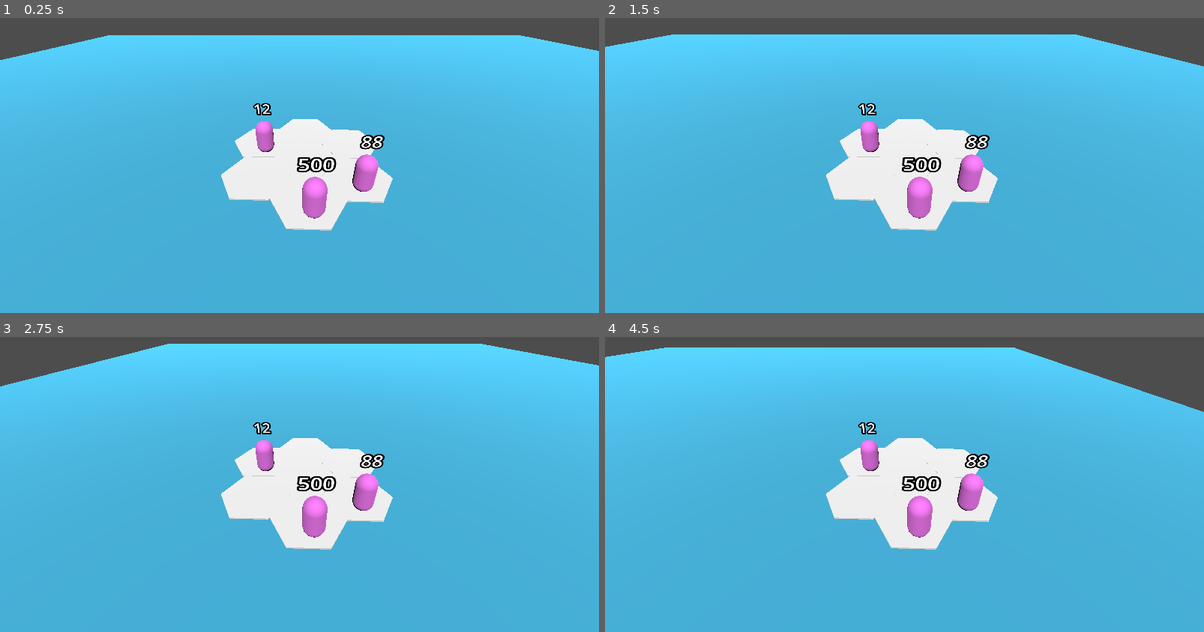
Above: before the commit, frames 1-4 (two rows, left to right).
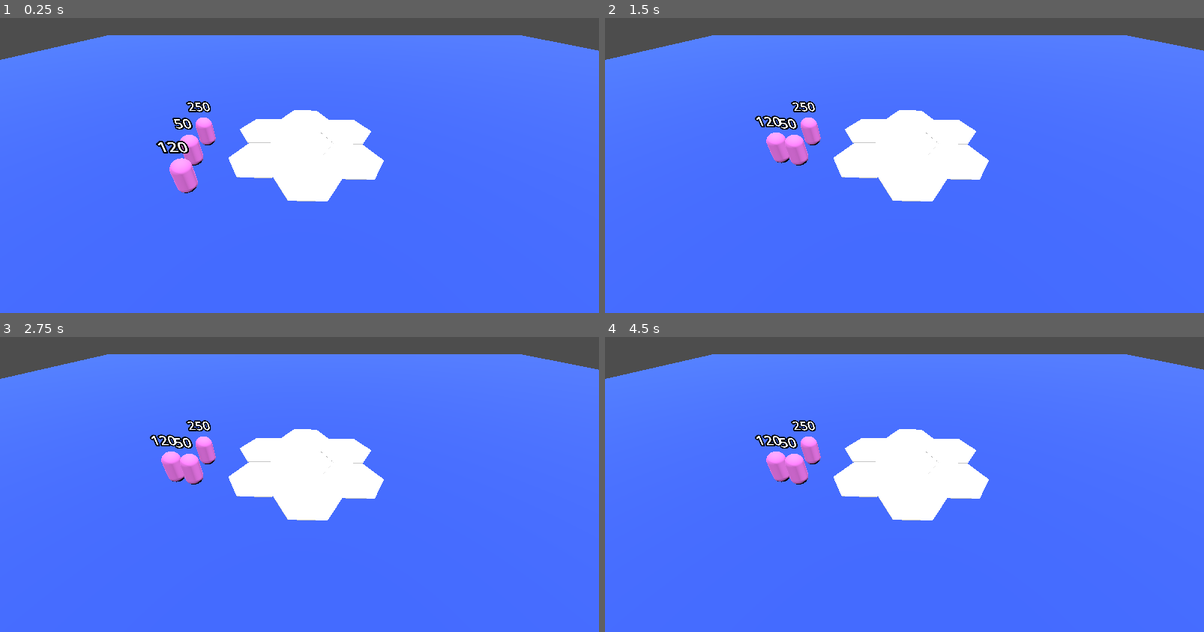
Above: after the commit, the same moments.

Repository: andrewdlanham/untitled-auto-battler
Game: Godot game, scene res://main.tscn
Two runs of this game, one before a commit and one after it. Both use one fixed random seed, a clock stepped at 60 frames per second and the inputs below.
Inputs (mouse positions are in pixels of both pictures, inside the frame that each line leads up to):
- Up to frame 1 (0.25 s): no input
- Up to frame 2 (1.5 s): tap Enter at 0.5 s; move the mouse to (1036, 127) at 0.52 s; click (1036, 127) at 0.6 s; tap Space at 1.25 s; move the mouse to (784, 162) at 1.27 s; click (784, 162) at 1.35 s
- Up to frame 3 (2.75 s): tap Enter at 2 s; move the mouse to (359, 390) at 2.02 s; click (359, 390) at 2.1 s
- Up to frame 4 (4.5 s): tap Space at 2.75, 4.25 s; move the mouse to (874, 531) at 2.77 s; click (874, 531) at 2.85 s; tap Enter at 3.5 s; move the mouse to (1084, 514) at 3.52 s; click (1084, 514) at 3.6 s; move the mouse to (724, 413) at 4.27 s; click (724, 413) at 4.35 s

The runs differ from the first frame. In frame 1, 90% of the frame differs, in the area x 0-100%, y 5-100%; in frame 2, 90%; in frame 3, 92%, in the area x 0-100%, y 2-100%; in frame 4, 92%.

Commit message:
Refactored drag and drop script

Diff:
--- a/auto-battler/drag_and_drop.gd
+++ b/auto-battler/drag_and_drop.gd
@@ -1,45 +1,70 @@
 extends Node3D
 
-const RAY_LENGTH = 1000
+const RAY_LENGTH = 100
+const UNIT_MASK = 1
+const FLOOR_MASK = 2
+const UNIT_FLOOR_MASK = 3	# Enables both layers 1 and 2
 
 @onready var camera: Camera3D = %Camera3D
 
 var is_dragging
 var dragged_object
+var dragged_object_collision_shape
+var raycast_collision_mask = UNIT_MASK
 
-func _process(delta):
+func _process(_delta):
 	if is_dragging: update_dragged_object_position()
 
 func _input(event):
 	if Input.is_action_just_pressed("LeftClick"):
-		print("Left click detected")
-		var ray_intersect_dict = get_raycast_intersect()
-		if !ray_intersect_dict.is_empty():
-			# "../." is the path of the Area3D's parent Node3D node
-			dragged_object = ray_intersect_dict["collider"].get_node("../.")
+		print("Left click")
+		if is_dragging: return
+		raycast_collision_mask = UNIT_MASK
+		var raycast_collision_info = get_raycast_collision_info()
+		print(raycast_collision_info)
+		if !raycast_collision_info.is_empty():
+			dragged_object = raycast_collision_info["collider"]
+			print("Dragging: " + dragged_object.get_parent().name)
+			dragged_object_collision_shape = dragged_object.find_child("CollisionShape3D")
+			dragged_object_collision_shape.set_disabled(true)
+			raycast_collision_mask = FLOOR_MASK
 			is_dragging = true
+
 	elif Input.is_action_just_released("LeftClick"):
 		print("Left click released")
-		dragged_object = null
-		is_dragging = false
+		if is_dragging: finish_object_drag()
 
 
-func get_raycast_intersect():
-	# TODO : Rename / refactor this function
+func get_raycast_collision_info():
+
 	var space_state = get_world_3d().direct_space_state
 	var mouse_position = get_viewport().get_mouse_position()
-	var origin = camera.project_ray_origin(mouse_position)
-	var end = origin + camera.project_ray_normal(mouse_position) * RAY_LENGTH
-	var query = PhysicsRayQueryParameters3D.create(origin, end)
-	query.collide_with_areas = true
 
-	return space_state.intersect_ray(query)
+	var ray_start_point = camera.project_ray_origin(mouse_position)
+	var ray_end_point = ray_start_point + camera.project_ray_normal(mouse_position) * RAY_LENGTH
+	var ray_query = PhysicsRayQueryParameters3D.create(ray_start_point, ray_end_point)
+	ray_query.collide_with_areas = true
+	ray_query.collide_with_bodies = true
+	ray_query.collision_mask = raycast_collision_mask
+
+	var intersect_ray_result = space_state.intersect_ray(ray_query)
+
+	return intersect_ray_result
 
 func update_dragged_object_position():
-	var updated_position = get_raycast_intersect().position
-	if updated_position:
+	var raycast_collision_info = get_raycast_collision_info()
+	if raycast_collision_info.is_empty(): return
+	if raycast_collision_info["position"]:
+		var updated_position = raycast_collision_info["position"]
 		dragged_object.global_position = Vector3(
 			updated_position.x,
 			dragged_object.global_position.y,
 			updated_position.z
 		)
+
+func finish_object_drag():
+	dragged_object_collision_shape.set_disabled(false)
+	dragged_object = null
+	dragged_object_collision_shape = null
+	raycast_collision_mask = UNIT_MASK
+	is_dragging = false
--- a/auto-battler/floor.tscn
+++ b/auto-battler/floor.tscn
@@ -3,7 +3,7 @@
 [sub_resource type="BoxShape3D" id="BoxShape3D_twbhk"]
 
 [sub_resource type="StandardMaterial3D" id="StandardMaterial3D_5xsqo"]
-albedo_color = Color(0.272283, 0.732158, 0.899054, 1)
+albedo_color = Color(0.168627, 0.305882, 0.898039, 1)
 
 [sub_resource type="BoxMesh" id="BoxMesh_ec08e"]
 material = SubResource("StandardMaterial3D_5xsqo")
@@ -12,9 +12,11 @@
 transform = Transform3D(5, 0, 0, 0, 5, 0, 0, 0, 5, 0, 0, 0)
 
 [node name="Area3D" type="Area3D" parent="."]
+collision_layer = 2
+collision_mask = 0
 
 [node name="CollisionShape3D" type="CollisionShape3D" parent="Area3D"]
-transform = Transform3D(10, 0, 0, 0, 0.1, 0, 0, 0, 10, 0, 0, 0)
+transform = Transform3D(10, 0, 0, 0, 0.1, 0, 0, 0, 10, 0.00329075, 0.00441532, -0.00442047)
 shape = SubResource("BoxShape3D_twbhk")
 
 [node name="MeshInstance3D" type="MeshInstance3D" parent="Area3D/CollisionShape3D"]
--- a/auto-battler/main.tscn
+++ b/auto-battler/main.tscn
@@ -1,9 +1,10 @@
-[gd_scene load_steps=5 format=3 uid="uid://csn7bknrr6t3c"]
+[gd_scene load_steps=6 format=3 uid="uid://csn7bknrr6t3c"]
 
 [ext_resource type="PackedScene" uid="uid://bua6l5ydbtl31" path="res://hex.glb" id="1_ox25j"]
 [ext_resource type="PackedScene" uid="uid://cvsvkjwkngxk6" path="res://test-unit.tscn" id="2_ti2v6"]
 [ext_resource type="Script" path="res://drag_and_drop.gd" id="3_ep364"]
 [ext_resource type="PackedScene" uid="uid://b285dydi2tsbn" path="res://floor.tscn" id="4_luv8w"]
+[ext_resource type="Script" path="res://test_mesh.gd" id="5_0sv74"]
 
 [node name="Main" type="Node3D"]
 
@@ -17,40 +18,47 @@
 [node name="DirectionalLight3D" type="DirectionalLight3D" parent="."]
 transform = Transform3D(1, 0, 0, 0, 0.543687, 0.839288, 0, -0.839288, 0.543687, 0, 1.69348, 0)
 
+[node name="DirectionalLight3D2" type="DirectionalLight3D" parent="."]
+transform = Transform3D(-0.474196, -0.738925, 0.478673, 0, 0.543687, 0.839288, -0.880419, 0.397987, -0.257814, -2.60183, 3.68417, 6.09888)
+
 [node name="ActiveBoard" type="Node" parent="."]
 
 [node name="hex" parent="ActiveBoard" instance=ExtResource("1_ox25j")]
-transform = Transform3D(0.0306955, 0, 0.999529, 0, 1, 0, -0.999529, 0, 0.0306955, 2.10002, 0, 0.9192)
+transform = Transform3D(0.0306955, 0, 0.999529, 0, 1, 0, -0.999529, 0, 0.0306955, 2.10002, 0, 0.122505)
 
 [node name="hex2" parent="ActiveBoard" instance=ExtResource("1_ox25j")]
-transform = Transform3D(0.0297844, 0.000755731, 0.999556, 0.0014655, 0.999999, -0.00079975, -0.999556, 0.00148868, 0.0297832, 2.17618, 1.19209e-07, -0.825568)
+transform = Transform3D(0.0297844, 0.000755731, 0.999556, 0.0014655, 0.999999, -0.00079975, -0.999556, 0.00148868, 0.0297832, 2.17618, 1.19209e-07, -1.62226)
 
 [node name="hex3" parent="ActiveBoard" instance=ExtResource("1_ox25j")]
-transform = Transform3D(0.0306955, 0, 0.999529, 0, 1, 0, -0.999529, 0, 0.0306955, 0.635625, 0, -0.0217398)
+transform = Transform3D(0.0306955, 0, 0.999529, 0, 1, 0, -0.999529, 0, 0.0306955, 0.635625, 0, -0.818435)
 
 [node name="hex4" parent="ActiveBoard" instance=ExtResource("1_ox25j")]
-transform = Transform3D(0.0306955, 0, 0.999529, 0, 1, 0, -0.999529, 0, 0.0306955, 0.683013, 0, -1.70498)
+transform = Transform3D(0.0306955, 0, 0.999529, 0, 1, 0, -0.999529, 0, 0.0306955, 0.683013, 0, -2.50168)
 
 [node name="hex5" parent="ActiveBoard" instance=ExtResource("1_ox25j")]
-transform = Transform3D(0.0306955, 0, 0.999529, 0, 1, 0, -0.999529, 0, 0.0306955, 0.690932, -1.19209e-07, 1.70049)
+transform = Transform3D(0.0306955, 0, 0.999529, 0, 1, 0, -0.999529, 0, 0.0306955, 0.690932, -1.19209e-07, 0.903795)
 
 [node name="hex6" parent="ActiveBoard" instance=ExtResource("1_ox25j")]
-transform = Transform3D(0.0306955, 0, 0.999529, 0, 1, 0, -0.999529, 0, 0.0306955, -0.801713, 0, 0.848663)
+transform = Transform3D(0.0306955, 0, 0.999529, 0, 1, 0, -0.999529, 0, 0.0306955, -0.801713, 0, 0.0519676)
 
 [node name="hex7" parent="ActiveBoard" instance=ExtResource("1_ox25j")]
-transform = Transform3D(0.0306955, 0, 0.999529, 0, 1, 0, -0.999529, 0, 0.0306955, -0.832411, 1.19209e-07, -0.907817)
+transform = Transform3D(0.0306955, 0, 0.999529, 0, 1, 0, -0.999529, 0, 0.0306955, -0.832411, 1.19209e-07, -1.70451)
 
 [node name="Test-unit" parent="." instance=ExtResource("2_ti2v6")]
-transform = Transform3D(1, 0, 0, 0, 1, 0, 0, 0, 1, 0.769125, 0.936876, 2.41282)
-health = 500.0
+transform = Transform3D(1, 0, 0, 0, 1, 0, 0, 0, 1, -2.6243, 0.636779, -0.685693)
+health = 250.0
 
 [node name="Test-unit2" parent="." instance=ExtResource("2_ti2v6")]
-transform = Transform3D(1, 0, 0, 0, 1, 0, 0, 0, 1, 1.99173, 0.931192, 1.6698)
-health = 88.0
+transform = Transform3D(1, 0, 0, 0, 1, 0, 0, 0, 1, -2.44479, 0.610261, 1.40496)
+health = 120.0
 
 [node name="Test-unit3" parent="." instance=ExtResource("2_ti2v6")]
-transform = Transform3D(1, 0, 0, 0, 1, 0, 0, 0, 1, -0.550115, 0.931192, 0.0922633)
-health = 12.0
+transform = Transform3D(1, 0, 0, 0, 1, 0, 0, 0, 1, -2.69069, 0.609445, 0.313685)
+health = 50.0
 
 [node name="Floor" parent="." instance=ExtResource("4_luv8w")]
 transform = Transform3D(5, 0, 0, 0, 5, 0, 0, 0, 5, 2.26459, -0.189333, 0.957795)
+
+[node name="TestMesh" type="MeshInstance3D" parent="."]
+visible = false
+script = ExtResource("5_0sv74")
--- a/auto-battler/project.godot
+++ b/auto-battler/project.godot
@@ -10,7 +10,7 @@
 
 [application]
 
-config/name="Autobattler"
+config/name="AutoBattler"
 run/main_scene="res://main.tscn"
 config/features=PackedStringArray("4.3", "GL Compatibility")
 config/icon="res://icon.svg"
@@ -28,6 +28,11 @@
 ]
 }
 
+[layer_names]
+
+3d_physics/layer_1="UnitArea"
+3d_physics/layer_2="FloorArea"
+
 [rendering]
 
 renderer/rendering_method="gl_compatibility"
--- a/auto-battler/test-unit.tscn
+++ b/auto-battler/test-unit.tscn
@@ -15,19 +15,19 @@
 [node name="Test Unit" type="Node3D"]
 script = ExtResource("1_v3j0k")
 
-[node name="HealthLabel" type="Label3D" parent="."]
+[node name="Area3D" type="Area3D" parent="."]
+collision_mask = 0
+
+[node name="CollisionShape3D" type="CollisionShape3D" parent="Area3D"]
+transform = Transform3D(0.6, 0, 0, 0, 0.6, 0, 0, 0, 0.6, 0, 0, 0)
+shape = SubResource("CapsuleShape3D_ammrf")
+
+[node name="HealthLabel" type="Label3D" parent="Area3D"]
 transform = Transform3D(1, 0, 0, 0, 1, 0, 0, 0, 1, 0, 0.903327, 0)
 text = "100"
 font_size = 80
 outline_size = 30
 
-[node name="Area3D" type="Area3D" parent="."]
-
-[node name="CollisionShape3D" type="CollisionShape3D" parent="Area3D"]
-transform = Transform3D(0.6, 0, 0, 0, 0.6, 0, 0, 0, 0.6, 0, 0, 0)
-shape = SubResource("CapsuleShape3D_tvgc6")
-
-[node name="MeshInstance3D" type="MeshInstance3D" parent="Area3D/CollisionShape3D"]
-transform = Transform3D(1.66667, 0, 0, 0, 1.66667, 0, 0, 0, 1.66667, 0, 0, 0)
+[node name="MeshInstance3D" type="MeshInstance3D" parent="Area3D"]
 mesh = SubResource("CapsuleMesh_1bk63")
-skeleton = NodePath("../../..")
+skeleton = NodePath("../..")
--- /dev/null
+++ b/auto-battler/test_mesh.gd
@@ -0,0 +1,22 @@
+'''
+A test script for learning how to use ImmediateMesh
+'''
+extends MeshInstance3D
+
+
+# Called when the node enters the scene tree for the first time.
+func _ready() -> void:
+	var test_mesh = ImmediateMesh.new()
+
+	test_mesh.surface_begin(Mesh.PRIMITIVE_LINES)
+	test_mesh.surface_set_color(Color.RED)
+	test_mesh.surface_add_vertex(Vector3(0,0,0))
+	test_mesh.surface_add_vertex(Vector3(3,3,-5))
+
+	test_mesh.surface_end()
+
+	mesh = test_mesh
+
+# Called every frame. 'delta' is the elapsed time since the previous frame.
+func _process(_delta: float) -> void:
+	pass
--- a/auto-battler/unit.gd
+++ b/auto-battler/unit.gd
@@ -3,12 +3,11 @@
 @export var unit_name : String
 @export var health : float = 100.00
 @export var cost : int = 1
-@onready var health_label: Label3D = $HealthLabel
-
+@onready var health_label: Label3D = $Area3D/HealthLabel
 # Called when the node enters the scene tree for the first time.
 func _ready() -> void:
 	health_label.text = str(health)
 
 # Called every frame. 'delta' is the elapsed time since the previous frame.
-func _process(delta: float) -> void:
+func _process(_delta: float) -> void:
 	pass
Not shown: 1 places in auto-battler/test-unit.tscn that only renumber resources
Not shown, added: .DS_Store
Not shown, added: auto-battler/.DS_Store
